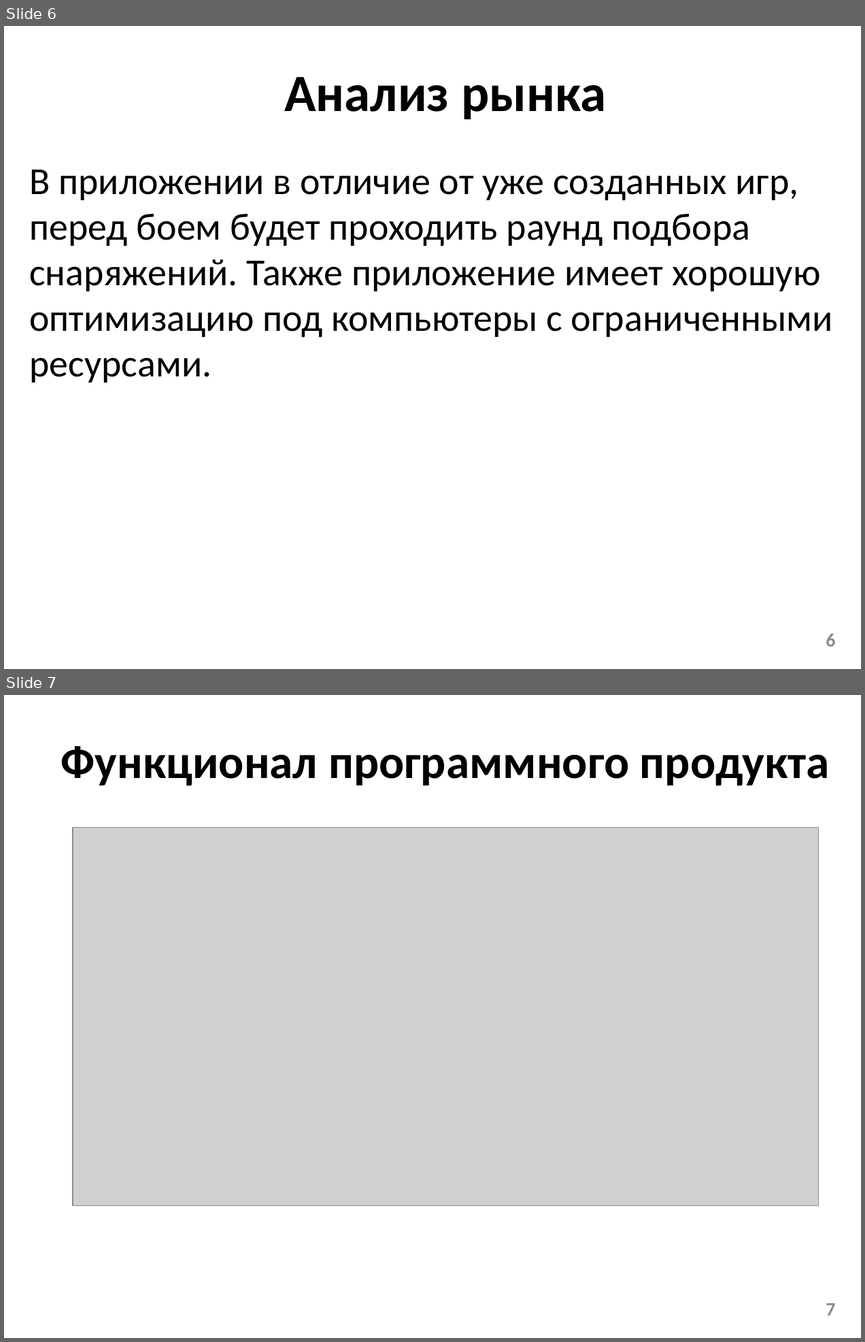
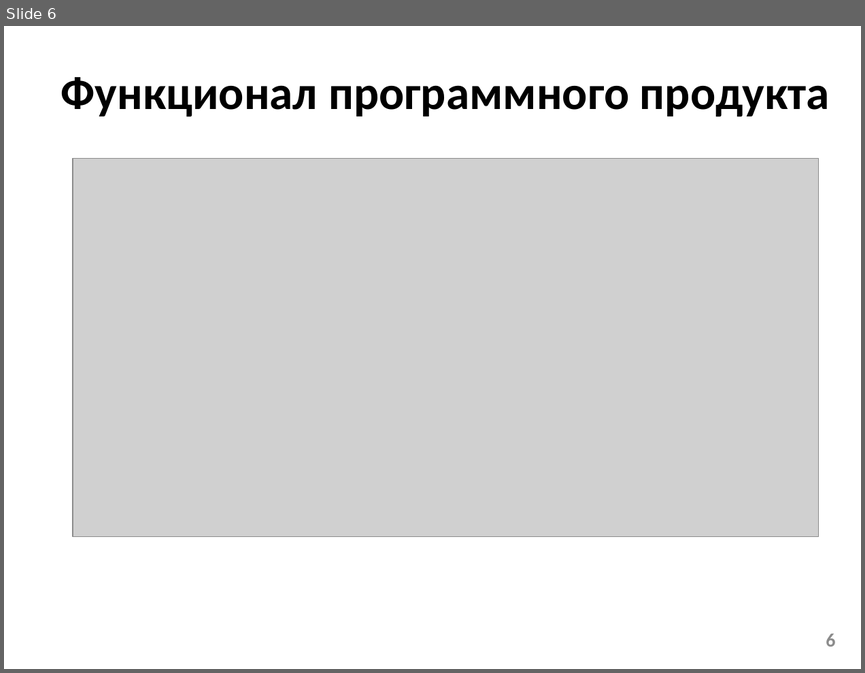
Before and after one commit to bananchill/Game-1, a slide deck: Презентация_КП_3703.pptx. Shown one above the other, each under a label of ours: slides 6 and 7 before the commit, slide 6 after it. The pictures are 865x1342 and 865x673 pixels, drawn with LibreOffice and Linux fonts; fonts in the diff are those of the drawing; grey boxes stand for pictures; background and template pictures are left out. Boxes give left, top, right and bottom in pixels: in the first picture for what was removed or moved away, otherwise in the second. Text is boxed around its words. In the diff, an @@ line names an element or a change of style, - is before the commit and + after.

```diff
--- a/Презентация_КП_3703.pptx
+++ b/Презентация_КП_3703.pptx
@@ slide 6 removed at [4, 26, 861, 669], background #FFFFFF @@
@@ title removed at [284, 77, 606, 119] @@
-Анализ рынка
@@ text removed at [29, 169, 833, 382] @@
-В приложении в отличие от уже созданных игр, перед боем будет проходить раунд подбора снаряжений. Также приложение имеет хорошую оптимизацию под компьютеры с ограниченными ресурсами.
@@ page number removed at [825, 633, 835, 646] @@
-6
@@ what was slide 7 is now slide 6 @@
@@ page number at [825, 633, 835, 646]: text changed @@
-7
+6
```
Also in this commit, not shown: 3 slides changed, 2 slides added, 2 other slides removed.
